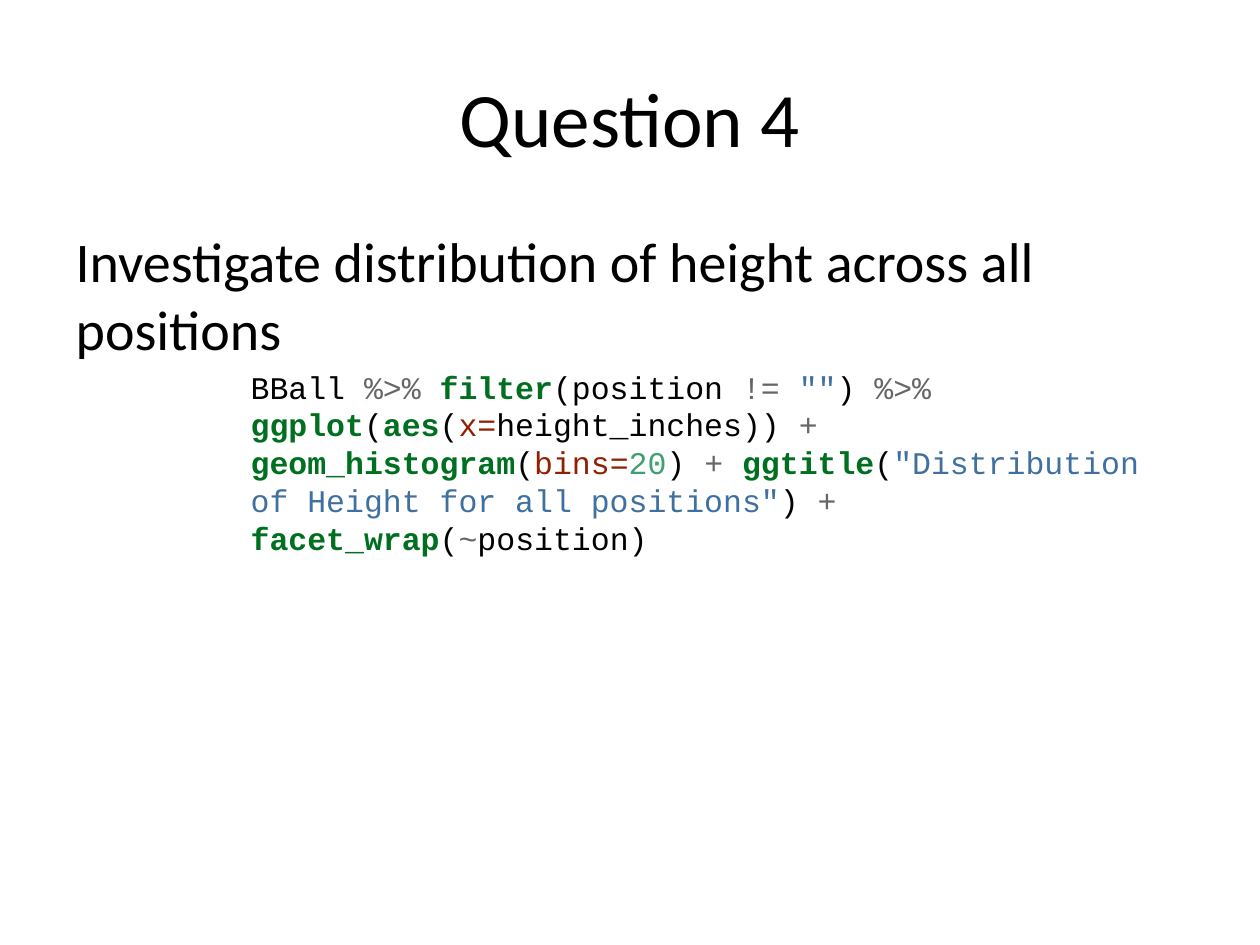
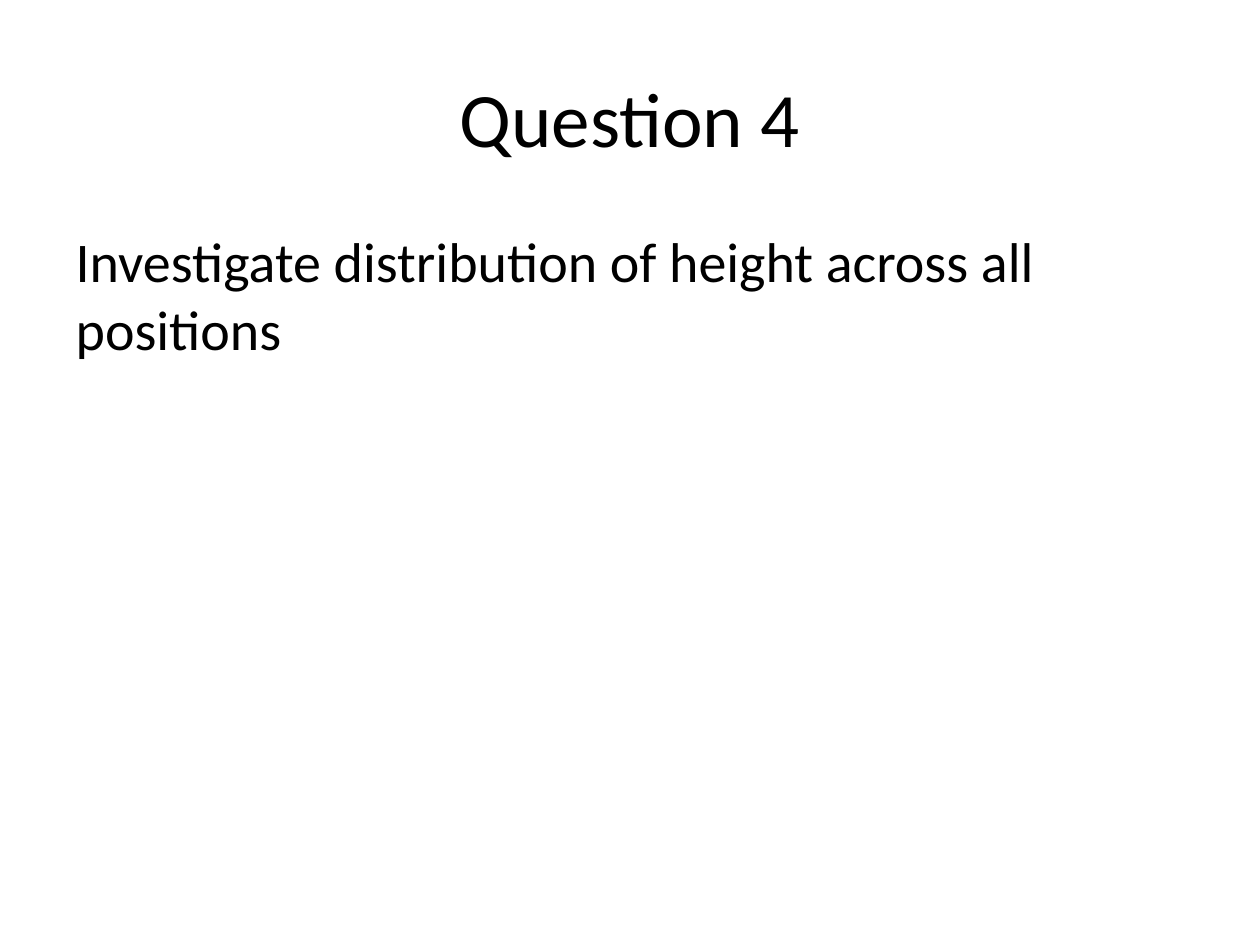
Before and after one commit to rmpalmer/MDS-6306-Doing-Data-Science-Fall-2019, a slide deck: slide 7 of Unit 2/Richard_Palmer_LiveSession_2.pptx (slide 9 before the commit). Drawn at 1260x945 pixels with LibreOffice and Linux fonts; fonts in the diff are those of the drawing. Boxes give left, top, right and bottom in pixels: in the first picture for what was removed or moved away, otherwise in the second. Text is boxed around its words. In the diff, an @@ line names an element or a change of style, - is before the commit and + after.

```diff
--- a/Unit 2/Richard_Palmer_LiveSession_2.pptx
+++ b/Unit 2/Richard_Palmer_LiveSession_2.pptx
@@ text at [251,376,1139,557]: paragraph removed @@
-BBall %>% filter(position != "") %>% ggplot(aes(x=height_inches)) + geom_histogram(bins=20) + ggtitle("Distribution of Height for all positions") + facet_wrap(~position)
```
Also in this commit, not shown: 8 other slides changed, 2 slides added, 6 slides removed, 1 other file.
